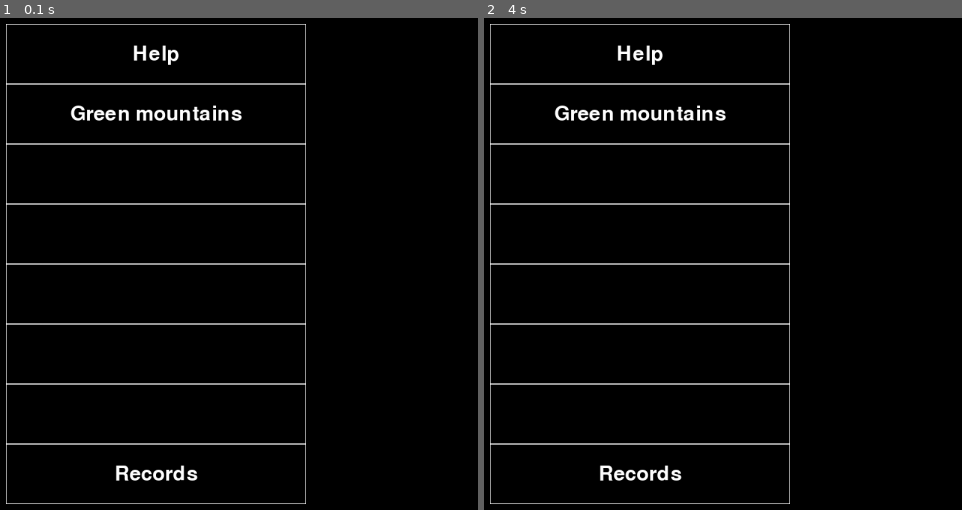
Above: before the commit, frames 1-2 (left to right).
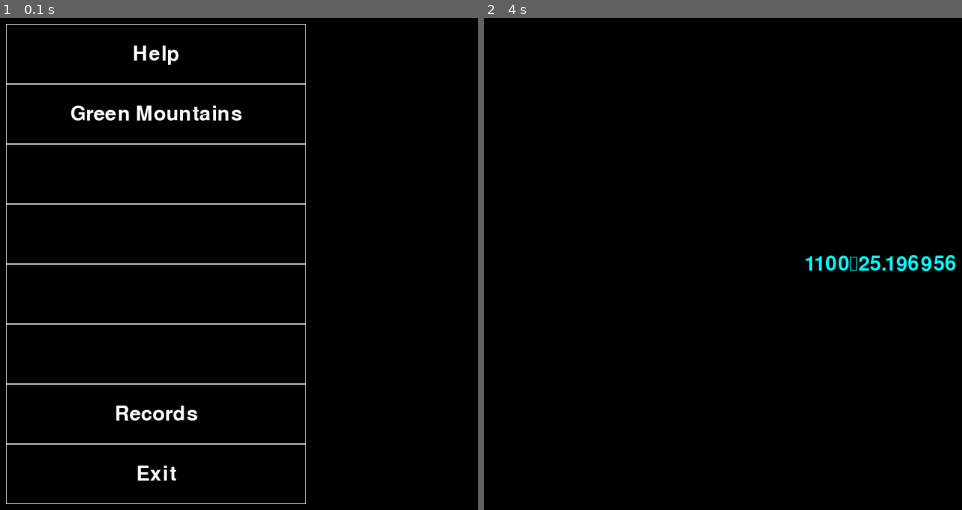
Above: after the commit, the same moments.

Repository: ViktorZhikharev/PyGameProject
Game: pygame game, started from main.py
Same seed, same stepped clock (60 frames per second), same inputs: the game is played once before the commit and once after it.
Inputs (mouse positions are in pixels of both pictures, inside the frame that each line leads up to):
- Up to frame 1 (0.1 s): no input
- Up to frame 2 (4 s): click (641, 264) at 0.38 s, where only the run after the commit has a clickable "Green Mountains"; click (598, 406) at 3.95 s

The runs differ from the first frame. In frame 1, 0.7% of the frame differs, in the area x 24-42%, y 17-95%; in frame 2, 4.1%, in the area x 1-99%, y 1-99%.

Commit message:
pre-0.9.2 - добавлена кнопка выйти в меню, кнопка ESC выводит экран Game Over

Diff:
--- a/main.py
+++ b/main.py
@@ -67,15 +67,18 @@
             return (mouse_pos[1] - self.left) // self.cell_size[1], (mouse_pos[0] - self.top) // self.cell_size[0]
 
     def on_click(self, cell_coords):
-        global selector, check
+        global selector, check, finexit
         if cell_coords == (1, 0):
             selector = 1
             check = False
         if cell_coords == (0, 0):
             selector = 100
             check = False
+        if cell_coords == (6, 0):
+            selector = 101
+            check = False
         if cell_coords == (7, 0):
-            selector = 101
+            finexit = True
             check = False
 
 
@@ -305,7 +308,7 @@
                 screen.fill((0, 0, 0))
                 board.render(screen)
                 font = pygame.font.Font(None, 50)
-                text1 = font.render('Green mountains', True, (255, 255, 255))
+                text1 = font.render('Green Mountains', True, (255, 255, 255))
                 text1_x = 350 - text1.get_width() // 2
                 text1_y = 250 - text1.get_height() // 2
                 text1_w = text1.get_width()
@@ -319,16 +322,22 @@
                 screen.blit(text2, (text2_x, text2_y))
                 text3 = font.render('Records', True, (255, 255, 255))
                 text3_x = 350 - text3.get_width() // 2
-                text3_y = 850 - text3.get_height() // 2
+                text3_y = 750 - text3.get_height() // 2
                 text3_w = text3.get_width()
                 text3_h = text3.get_height()
                 screen.blit(text3, (text3_x, text3_y))
+                text4 = font.render('Exit', True, (255, 255, 255))
+                text4_x = 350 - text4.get_width() // 2
+                text4_y = 850 - text4.get_height() // 2
+                text4_w = text4.get_width()
+                text4_h = text4.get_height()
+                screen.blit(text4, (text4_x, text4_y))
                 pygame.display.flip()
         if selector == 1:
             aa_pos = (420, 530)
             Bunker((aa_pos[0] - 20, aa_pos[1] - 5), 'bunker.png')
             mountain = Background('lvl1.png')
-        if selector == 100:
+        elif selector == 100:
             f = open('help.txt', 'r')
             font = pygame.font.Font(None, 50)
             screen.fill((0, 0, 0))
@@ -351,7 +360,7 @@
                             running = False
                             selector = 0
                 time.sleep(0.01)
-        if selector == 101:
+        elif selector == 101:
             f = open('records.txt', 'r')
             font = pygame.font.Font(None, 50)
             screen.fill((0, 0, 0))
@@ -471,8 +480,7 @@
                             if event.key == pygame.K_RIGHT:
                                 tr = False
                             if event.key == pygame.K_ESCAPE:
-                                running = False
-                                selector = 0
+                                score = -100
                     if shoot and fc % spd == 0 and ammo != 0:
                         if fc < 50000:
                             ammo -= 1
--- a/records.txt
+++ b/records.txt
@@ -1,2 +1,2 @@
-0
-7.219143
+1100
+25.196956
